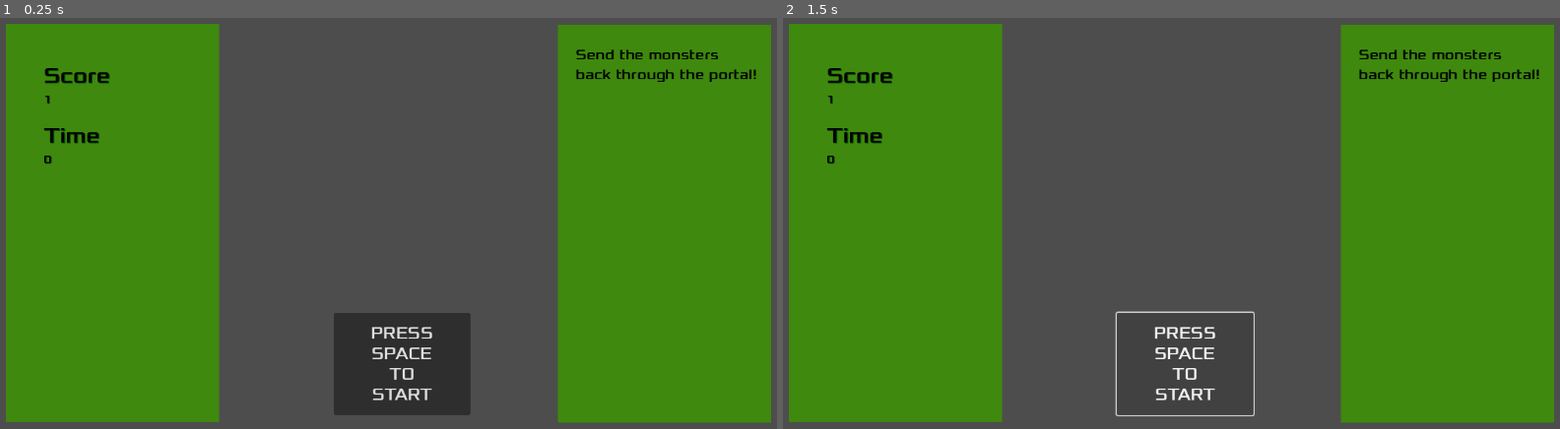
Above: before the commit, frames 1-2 (left to right).
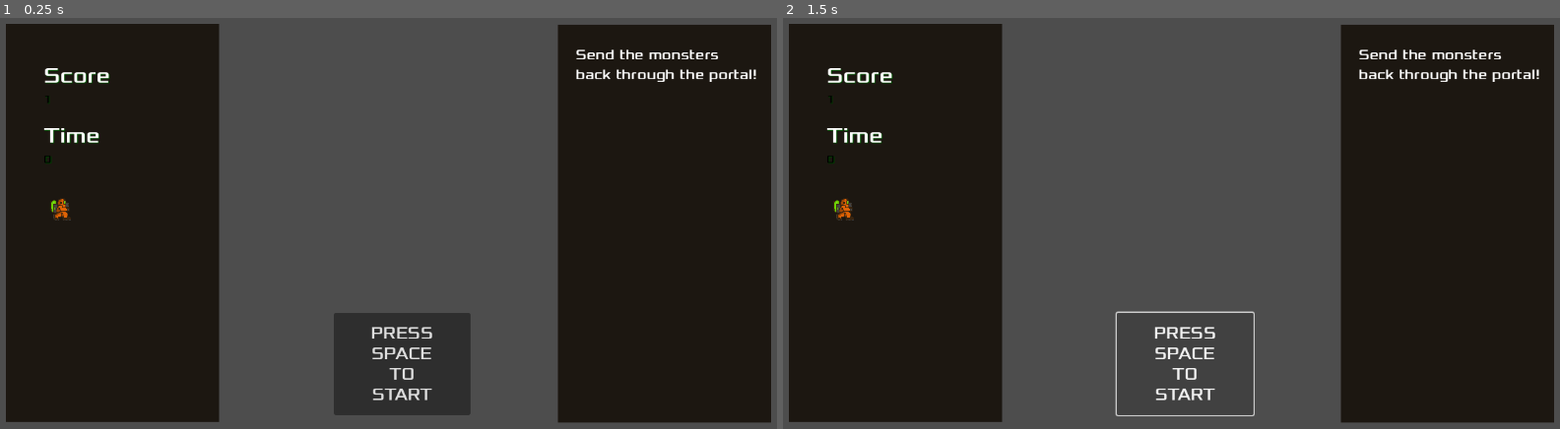
Above: after the commit, the same moments.

Repository: KrolPolski/Finnish-Game-Jam-2025
Game: Godot game, scene res://hud.tscn
The game is run twice, just before and just after one commit, with the same random seed, the same clock (stepped at 60 frames per second) and the same inputs.
Inputs:
- Up to frame 1 (0.25 s): no input
- Up to frame 2 (1.5 s): click "PRESS SPACE TO START" at 0.5 s; click "PRESS SPACE TO START" at 1.25 s

The runs differ from the first frame. In frame 1, 53% of the frame differs, in the area x 0-100%, y 1-99%; in frame 2, 53%.

Commit message:
adds character sprites

Diff:
--- a/hud.tscn
+++ b/hud.tscn
@@ -1,7 +1,31 @@
-[gd_scene load_steps=3 format=3 uid="uid://chsf28pg5vgvo"]
+[gd_scene load_steps=8 format=3 uid="uid://chsf28pg5vgvo"]
 
 [ext_resource type="Script" path="res://hud.gd" id="1_0a48s"]
 [ext_resource type="FontFile" uid="uid://cv1oanhwk8nw1" path="res://assets/fonts/Xolonium-Regular.ttf" id="1_ejxvs"]
+[ext_resource type="Texture2D" uid="uid://cl0kb31nuay68" path="res://assets/character_sprites/player_sprite_1.png" id="3_p8ks6"]
+[ext_resource type="Texture2D" uid="uid://dxkdnhlp27p0f" path="res://assets/character_sprites/player_sprite_2.png" id="4_o86w6"]
+[ext_resource type="Texture2D" uid="uid://cxgf4ca15vibu" path="res://assets/character_sprites/player_sprite_3.png" id="5_lovkv"]
+[ext_resource type="Texture2D" uid="uid://b7udvo4usfkrw" path="res://assets/character_sprites/player_sprite_4.png" id="6_kf48v"]
+
+[sub_resource type="SpriteFrames" id="SpriteFrames_8ww85"]
+animations = [{
+"frames": [{
+"duration": 1.0,
+"texture": ExtResource("4_o86w6")
+}, {
+"duration": 1.0,
+"texture": ExtResource("5_lovkv")
+}, {
+"duration": 1.0,
+"texture": ExtResource("6_kf48v")
+}, {
+"duration": 1.0,
+"texture": ExtResource("3_p8ks6")
+}],
+"loop": true,
+"name": &"default",
+"speed": 15.0
+}]
 
 [node name="hud" type="CanvasLayer"]
 script = ExtResource("1_0a48s")
@@ -11,7 +35,7 @@
 offset_top = 72.0
 offset_right = 169.0
 offset_bottom = 111.0
-theme_override_colors/font_color = Color(0, 0, 0, 1)
+theme_override_colors/font_color = Color(1, 1, 1, 1)
 theme_override_colors/font_shadow_color = Color(0, 0.305882, 0, 1)
 theme_override_fonts/font = ExtResource("1_ejxvs")
 theme_override_font_sizes/font_size = 32
@@ -33,7 +57,7 @@
 offset_top = 160.0
 offset_right = 169.0
 offset_bottom = 199.0
-theme_override_colors/font_color = Color(0, 0, 0, 1)
+theme_override_colors/font_color = Color(1, 1, 1, 1)
 theme_override_colors/font_shadow_color = Color(0, 0.305882, 0, 1)
 theme_override_fonts/font = ExtResource("1_ejxvs")
 theme_override_font_sizes/font_size = 32
@@ -58,7 +82,7 @@
 z_index = -3
 position = Vector2(31.6, 46.7368)
 scale = Vector2(0.975, 0.960526)
-color = Color(0.247059, 0.537255, 0.0588235, 1)
+color = Color(0.109804, 0.0901961, 0.0666667, 1)
 offset = Vector2(-24, -24)
 polygon = PackedVector2Array(8, -8, 8, 600, 328, 600, 328, -8)
 
@@ -66,7 +90,7 @@
 z_index = -3
 position = Vector2(840, 48)
 scale = Vector2(0.975, 0.960526)
-color = Color(0.247059, 0.537255, 0.0588235, 1)
+color = Color(0.109804, 0.0901961, 0.0666667, 1)
 offset = Vector2(-24, -24)
 polygon = PackedVector2Array(8, -8, 8, 600, 328, 600, 328, -8)
 
@@ -75,7 +99,7 @@
 offset_top = 48.0
 offset_right = 1115.0
 offset_bottom = 126.0
-theme_override_colors/font_color = Color(0, 0, 0, 1)
+theme_override_colors/font_color = Color(1, 1, 1, 1)
 theme_override_fonts/font = ExtResource("1_ejxvs")
 theme_override_font_sizes/font_size = 21
 text = "Send the monsters
@@ -92,3 +116,9 @@
 SPACE
 TO
 START"
+
+[node name="AnimatedSprite2D" type="AnimatedSprite2D" parent="."]
+position = Vector2(96, 288)
+sprite_frames = SubResource("SpriteFrames_8ww85")
+frame = 3
+frame_progress = 0.0046079
--- a/project.godot
+++ b/project.godot
@@ -21,5 +21,6 @@
 
 [rendering]
 
+textures/canvas_textures/default_texture_filter=0
 renderer/rendering_method="gl_compatibility"
 renderer/rendering_method.mobile="gl_compatibility"
Binary file added: assets/character_sprites/IMG_0680.PNG
Binary file added: assets/character_sprites/IMG_0681.PNG
Binary file added: assets/character_sprites/IMG_0682.PNG
Binary file added: assets/character_sprites/IMG_0683.PNG
Binary file added: assets/character_sprites/IMG_0693.PNG
Binary file added: assets/character_sprites/bubble_sprite_1.PNG
Binary file added: assets/character_sprites/bubble_sprite_2.PNG
Binary file added: assets/character_sprites/bubble_sprite_3.PNG
Binary file added: assets/character_sprites/enemy_sprite2.PNG
Binary file added: assets/character_sprites/enemy_sprite_1.PNG
Binary file added: assets/character_sprites/enemy_sprite_3.PNG
Binary file added: assets/character_sprites/player_sprite_1.png
(and 8 more such lines)
